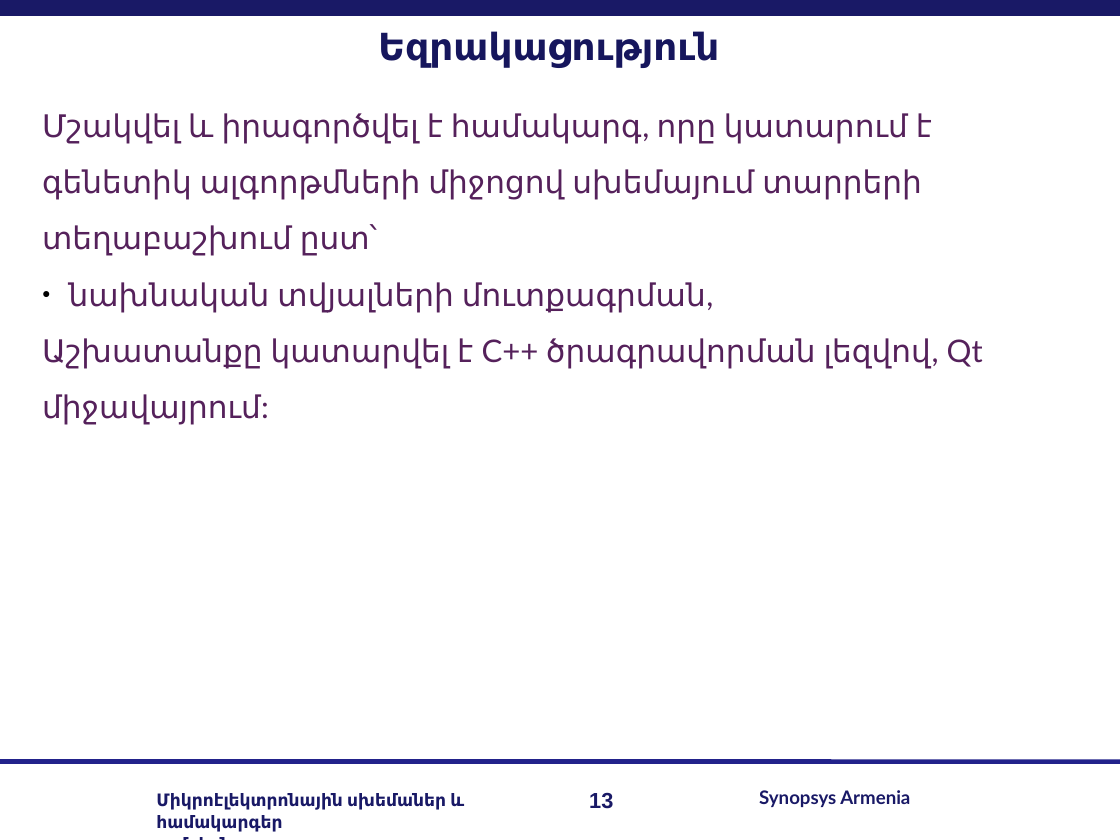
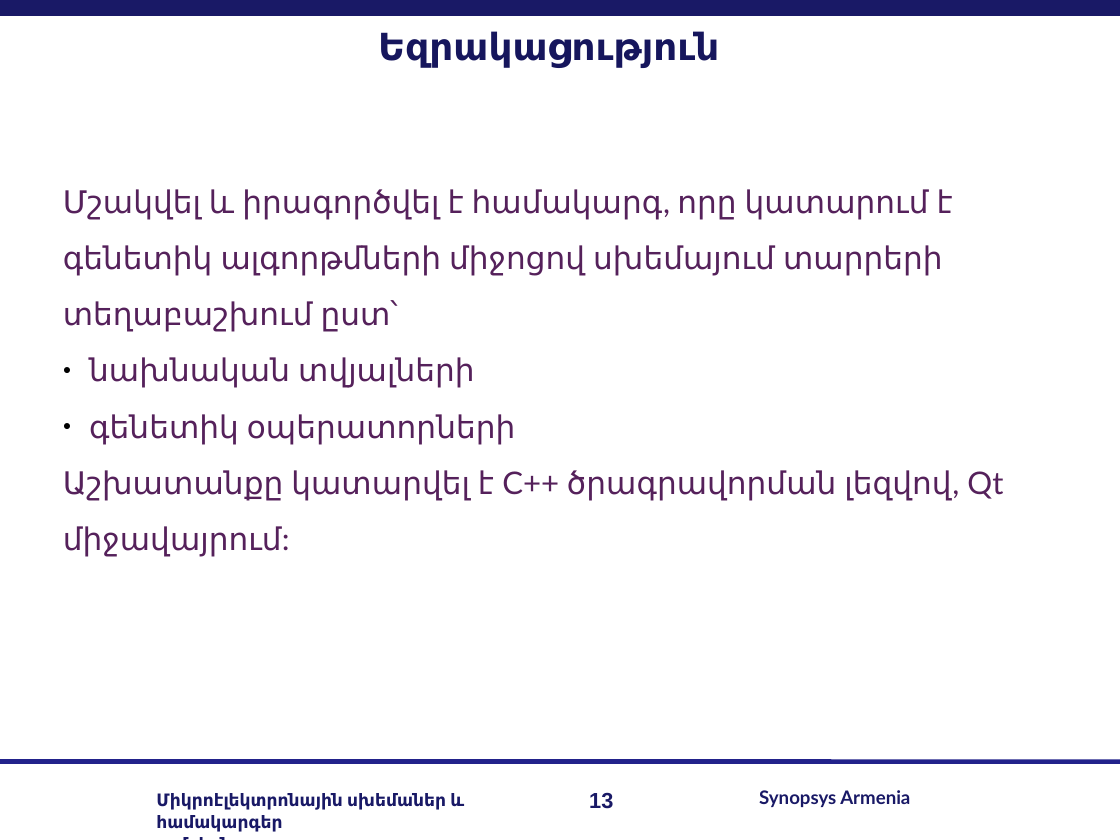
Before and after one commit to lomikist/diploma, a slide deck: slide 13 of reserches/հիմնական/Arman Sargsyan.odp. Drawn at 1120x840 pixels with LibreOffice and Linux fonts; fonts in the diff are those of the drawing; background and template pictures are left out. Boxes give left, top, right and bottom in pixels: in the first picture for what was removed or moved away, otherwise in the second. Text is boxed around its words. In the diff, an @@ line names an element or a change of style, - is before the commit and + after.

```diff
--- a/reserches/հիմնական/Arman Sargsyan.odp
+++ b/reserches/հիմնական/Arman Sargsyan.odp
@@ text "Մշակվել և իրագործվել է համակարգ, ..." moved from (x1=42, y1=113, x2=983, y2=425) to (x1=63, y1=189, x2=1003, y2=557) @@
@@ text at (x1=89, y1=357, x2=515, y2=444): text changed @@
-● նախնական տվյալների մուտքագրման,
+● նախնական տվյալների
+● գենետիկ օպերատորների
```
Also in this commit, not shown: 4 other slides changed, 5 other files.
